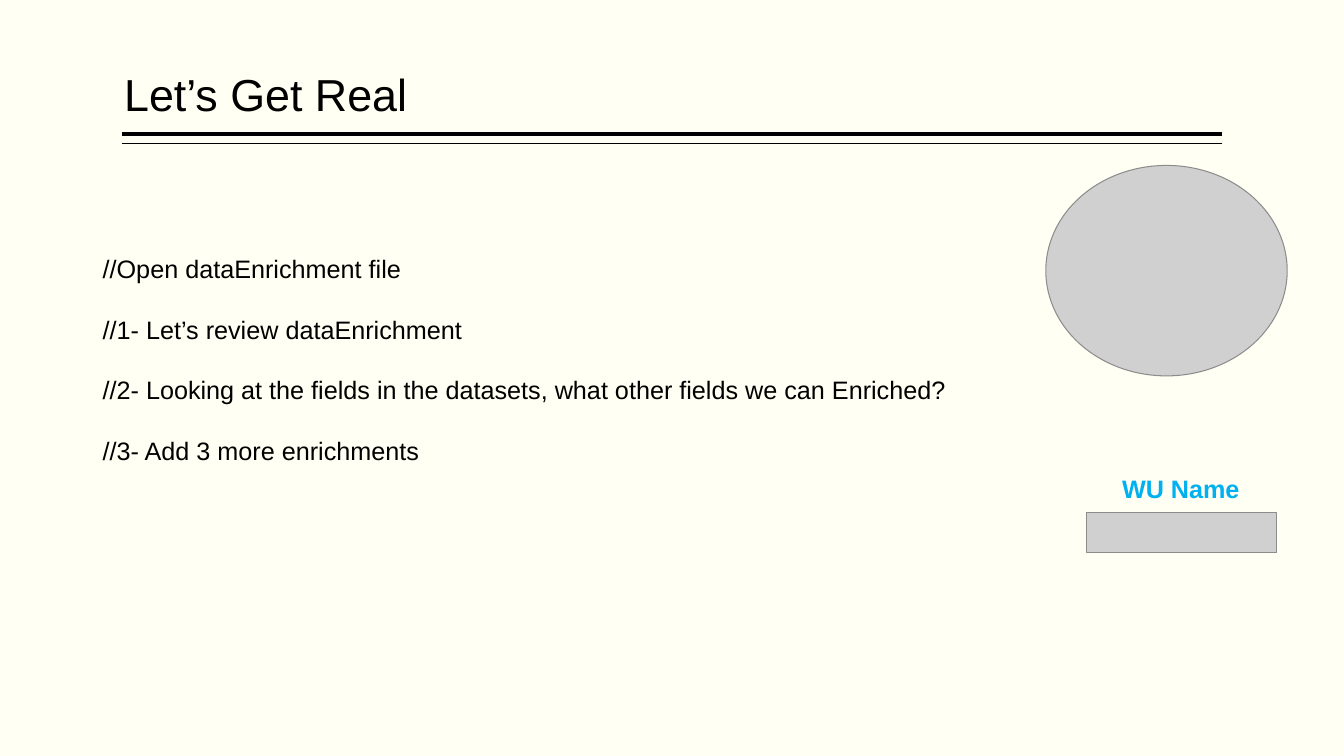
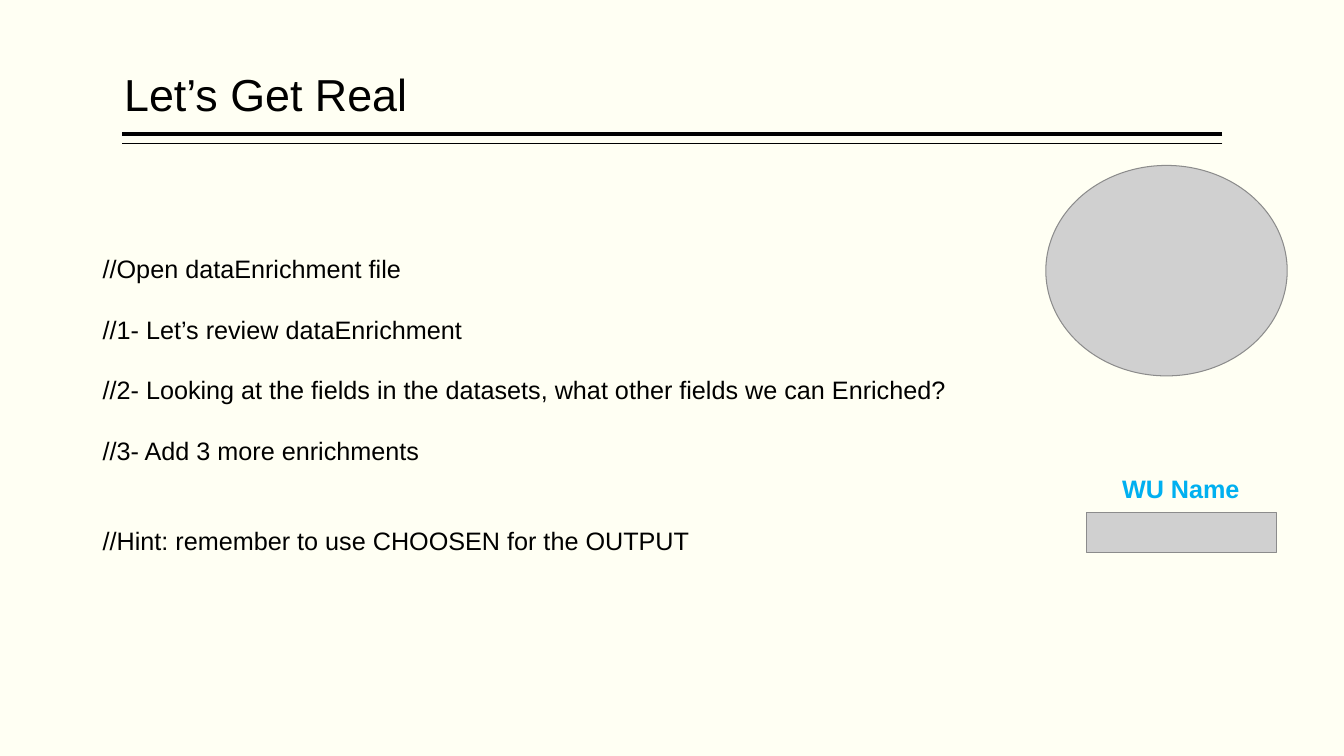
Before and after one commit to hpccsystems-solutions-lab/NCF-2021, a slide deck: slide 60 of BigData-ECL-NCF2021.pptx (slide 54 before the commit). Drawn at 1344x756 pixels with LibreOffice and Linux fonts; fonts in the diff are those of the drawing; grey boxes stand for pictures. Boxes give left, top, right and bottom in pixels: in the first picture for what was removed or moved away, otherwise in the second. Text is boxed around its words. In the diff, an @@ line names an element or a change of style, - is before the commit and + after.

```diff
--- a/BigData-ECL-NCF2021.pptx
+++ b/BigData-ECL-NCF2021.pptx
@@ text at <box>103,531,689,551</box>: paragraph added @@
+//Hint: remember to use CHOOSEN for the OUTPUT
```
Also in this commit, not shown: 10 other slides changed, 7 slides added, 1 slide removed, 6 other files.
